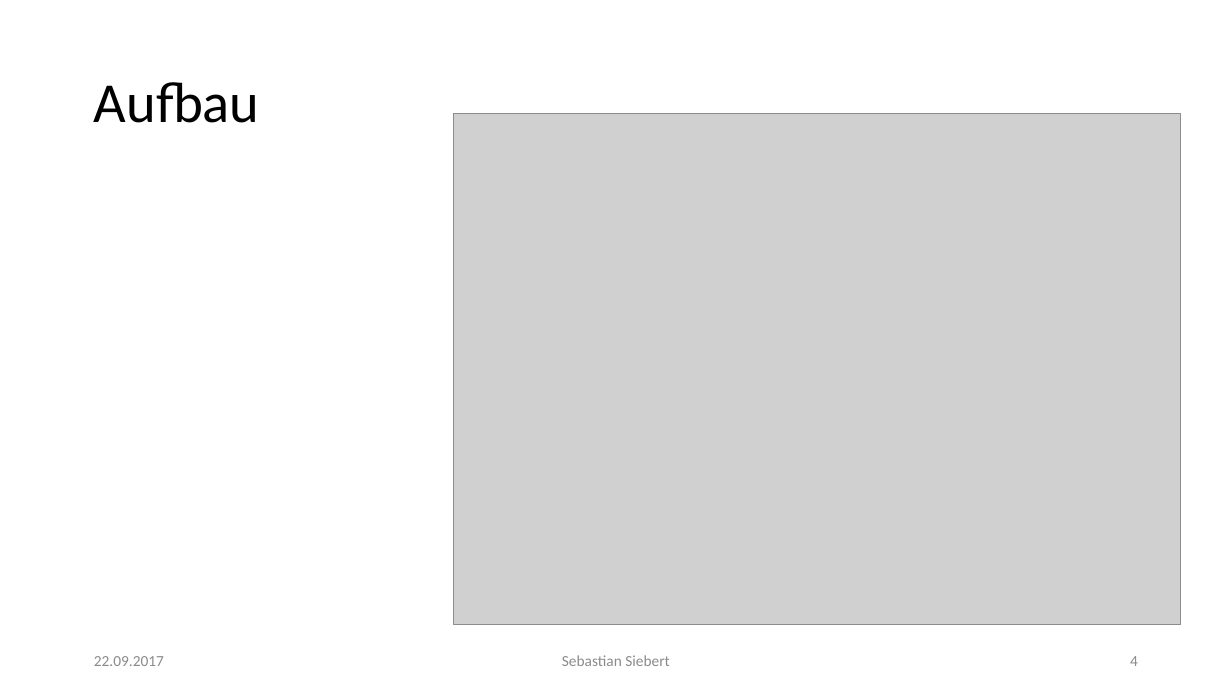
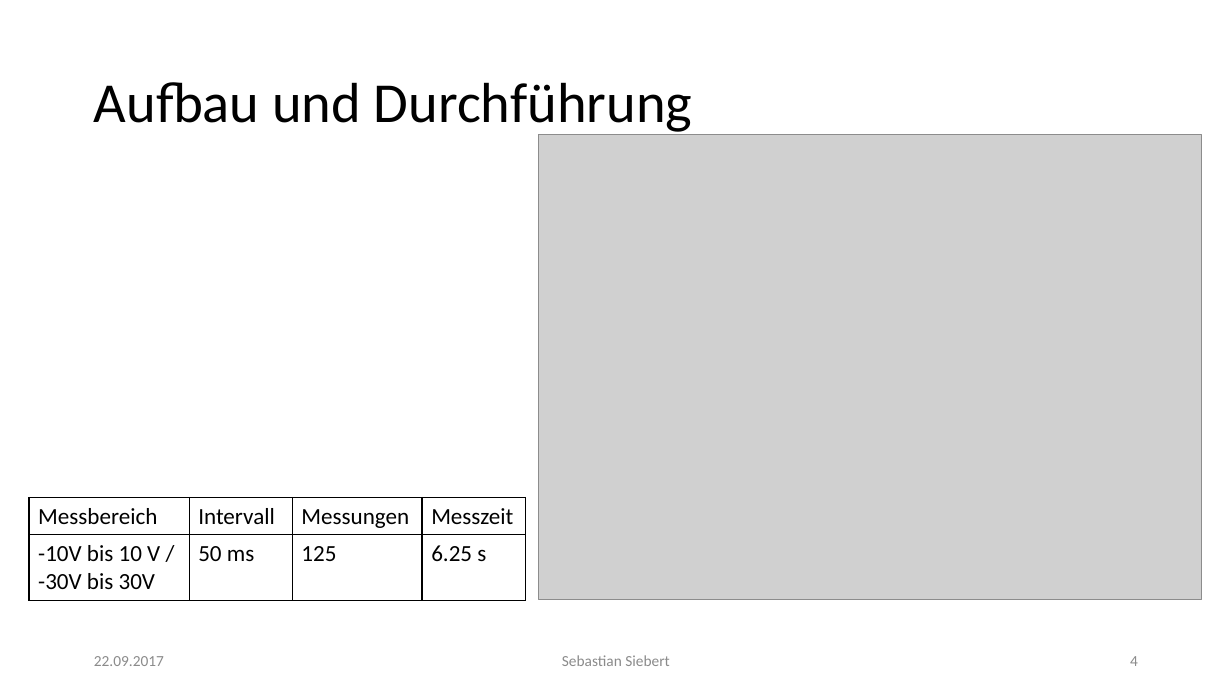
Before and after one commit to thewhitecat/grundpraktikum1, a slide deck: slide 4 of grundpraktikum2/Atomphysik/Atomphysik.pptx. Drawn at 1232x693 pixels with LibreOffice and Linux fonts; fonts in the diff are those of the drawing; grey boxes stand for pictures. Boxes give left, top, right and bottom in pixels: in the first picture for what was removed or moved away, otherwise in the second. Text is boxed around its words. In the diff, an @@ line names an element or a change of style, - is before the commit and + after.

```diff
--- a/grundpraktikum2/Atomphysik/Atomphysik.pptx
+++ b/grundpraktikum2/Atomphysik/Atomphysik.pptx
@@ title at box(94, 82, 692, 135): text changed @@
-Aufbau
+Aufbau und Durchführung
@@ picture: place and size @@
-picture at box(454, 114, 1181, 624)
+picture at box(539, 135, 1202, 600)
@@ table added at box(29, 497, 526, 600), 2 rows, 4 columns @@
+Messbereich | Intervall | Messungen | Messzeit
+-10V bis 10 V / / -30V bis 30V | 50 ms | 125 | 6.25 s
```
Also in this commit, not shown: 8 other slides changed, 2 other files.
